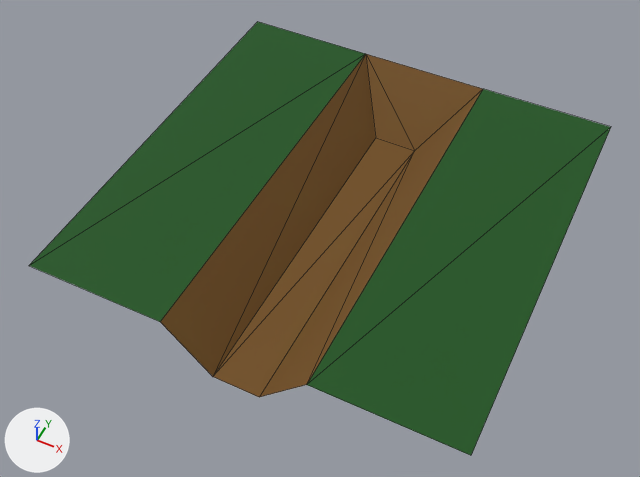
The glTF model dist/assets/models/trench1.glb, before and after one commit.
Both versions are drawn from a camera (50 mm lens) standing at (1.21, -2.63, 2.91) and looking at (-0.04, -0.13, -0.21). The lights are fixed; the arrows at lower left show +X, +Y and +Z. Mesh edges are drawn as thin lines. Vertices at the same position are counted once.

Before the edit, the objects in view are built like this:
```python
me_cube_006 = bpy.data.meshes.new('Cube.006')
me_cube_006.from_pydata(...)  # 12 vertices, 12 faces; spans x -1.0..1.0, y -1.0..1.0, z -0.25..0.0
me_cube_006.materials.append(mat_trench)  # picture img_ground
ob_trench1 = bpy.data.objects.new('Trench1', me_cube_006)
ob_trench1.location = (0.0, 0.0, 0.0)
```
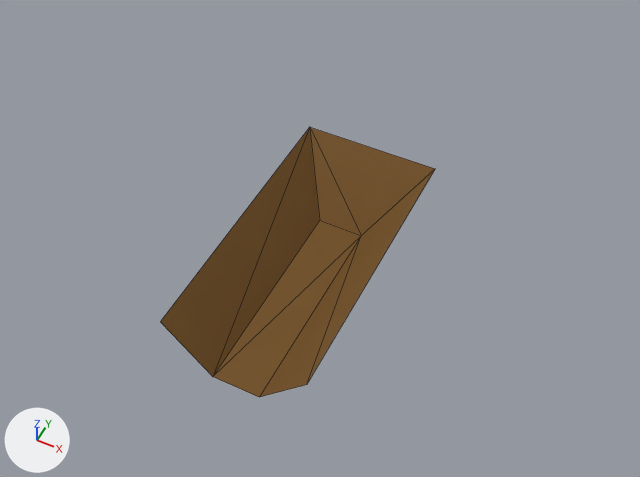
Patch to the scene script:
```diff
--- a/dist/assets/models/trench1.glb.py
+++ b/dist/assets/models/trench1.glb.py
@@ me_cube_006 @@
 # used by ob_trench1; location = (0.0, 0.0, 0.0)
-me_cube_006.from_pydata(...)  # 12 vertices, 12 faces; spans x -1.0..1.0, y -1.0..1.0, z -0.25..0.0
+me_cube_006.from_pydata(...)  # 8 vertices, 8 faces; spans x -0.33..0.33, y -1.0..0.33, z -0.25..0.0
+# me_cube_006 part 1
+# 8 vertices are removed from x -1.0..1.0, y -1.0..1.0, z -0.25..0.0
+# 12 faces are deleted
+# 4 vertices are added at (-0.33, 0.33, 0.0), (0.33, 0.33, 0.0), (-0.11, 0.0, -0.25), (0.11, 0.0, -0.25)
+# 8 new faces join them
 me_cube_006.materials.append(mat_trench)
```

Changed parts and their boxes [x1, y1, x2, y2] in the pictures (640 x 477 px):
'Trench1', reshaped (53% narrower, 38% shorter): before [29, 22, 611, 455]; after [160, 127, 435, 397]
